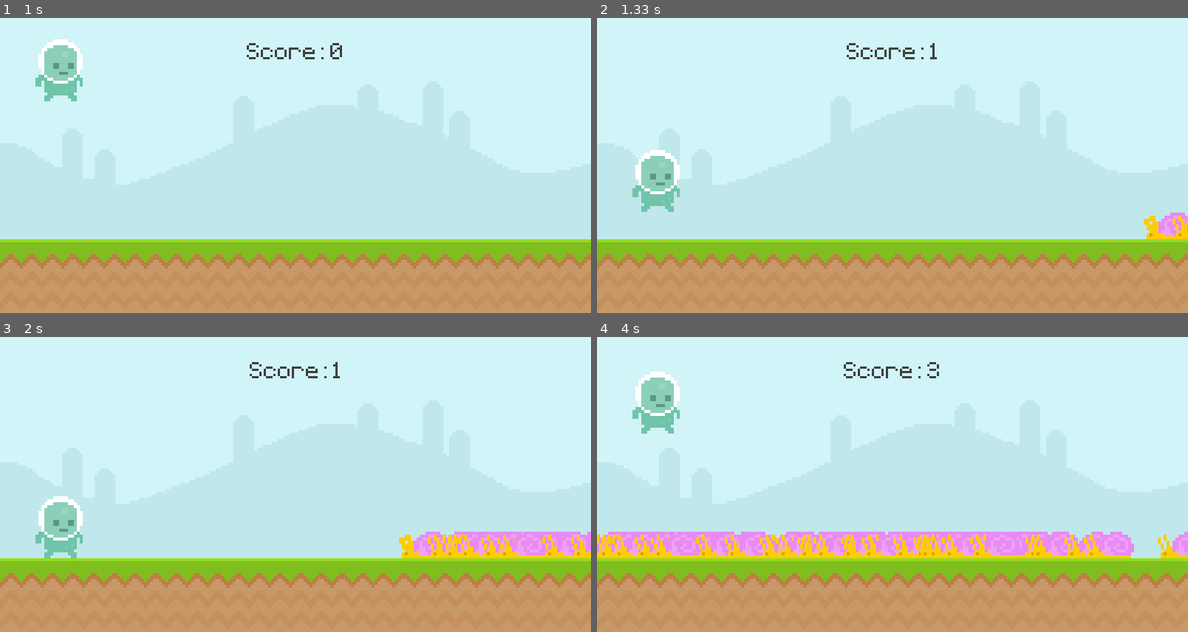
Above: before the commit, frames 1-4 (two rows, left to right).
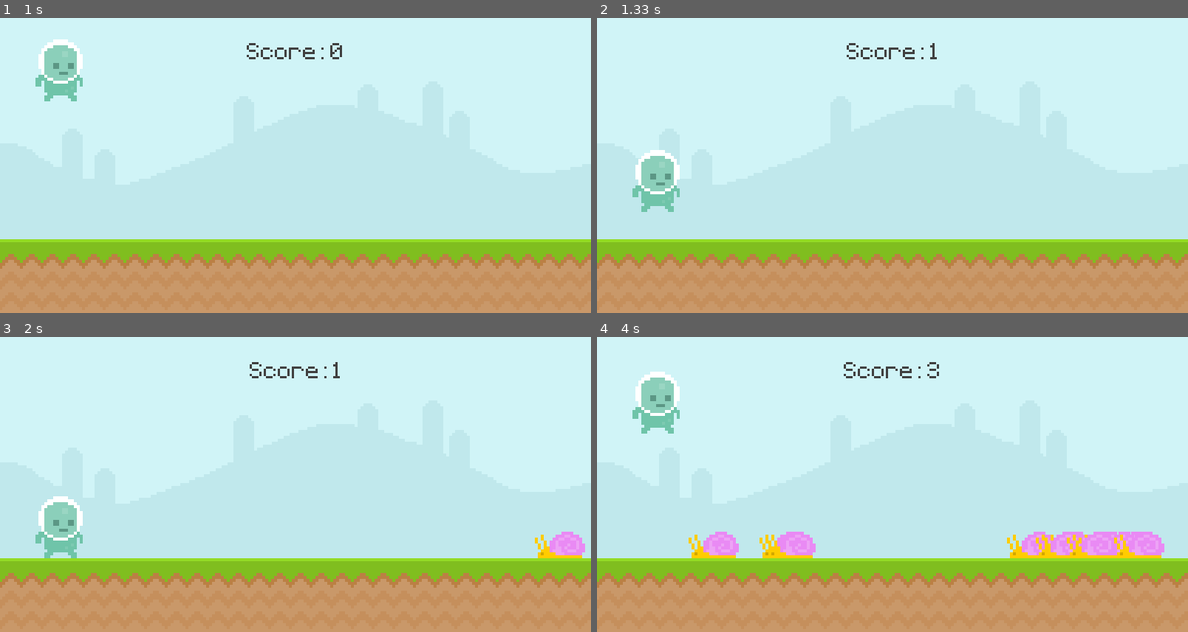
Above: after the commit, the same moments.

Repository: WebDevJasonCameron/pygame_study
Game: pygame game, started from pygame_intro/runner_game.py
Same seed, same stepped clock (60 frames per second), same inputs: the game is played once before the commit and once after it.
Inputs (mouse positions are in pixels of both pictures, inside the frame that each line leads up to):
- Up to frame 1 (1 s): tap Space at 0.33 s; click (59, 206) at 0.72 s
- Up to frame 2 (1.33 s): no input
- Up to frame 3 (2 s): click (514, 587) at 1.55 s
- Up to frame 4 (4 s): tap Space at 2.83, 3.57, 3.87 s; click (809, 422) at 3.22 s

Frame 1 is identical in both runs. In frame 2, 0.6% of the frame differs, in the area x 92-100%, y 66-75%; in frame 3, 2.5%; in frame 4, 7.4%, in the area x 0-100%, y 66-75%.

Commit message:
not sure why army runs at the player... working

Diff:
--- a/pygame_intro/runner_game.py
+++ b/pygame_intro/runner_game.py
@@ -57,7 +57,7 @@
 
 # Timer
 obstacle_timer = pygame.USEREVENT + 1
-pygame.time.set_timer(obstacle_timer, 900)
+pygame.time.set_timer(obstacle_timer, 1500)
 
 # Physics
 player_gravity = 0
@@ -70,6 +70,9 @@
             obstacle_rect.x -= 5
 
             screen.blit(snail_surf, obstacle_rect)
+
+        obstacle_list = [
+            obstacle for obstacle in obstacle_list if obstacle.x > -100]
 
         return obstacle_list
     else:
@@ -110,13 +113,6 @@
         # bg score
         score = display_score()
 
-        # snail
-        # snail_rect.x -= 4
-        # if snail_rect.right <= 0:
-        #     snail_rect.left = 800
-
-        screen.blit(snail_surf, (snail_rect))
-
         # player
         player_gravity += 1
         player_rect.y += player_gravity
